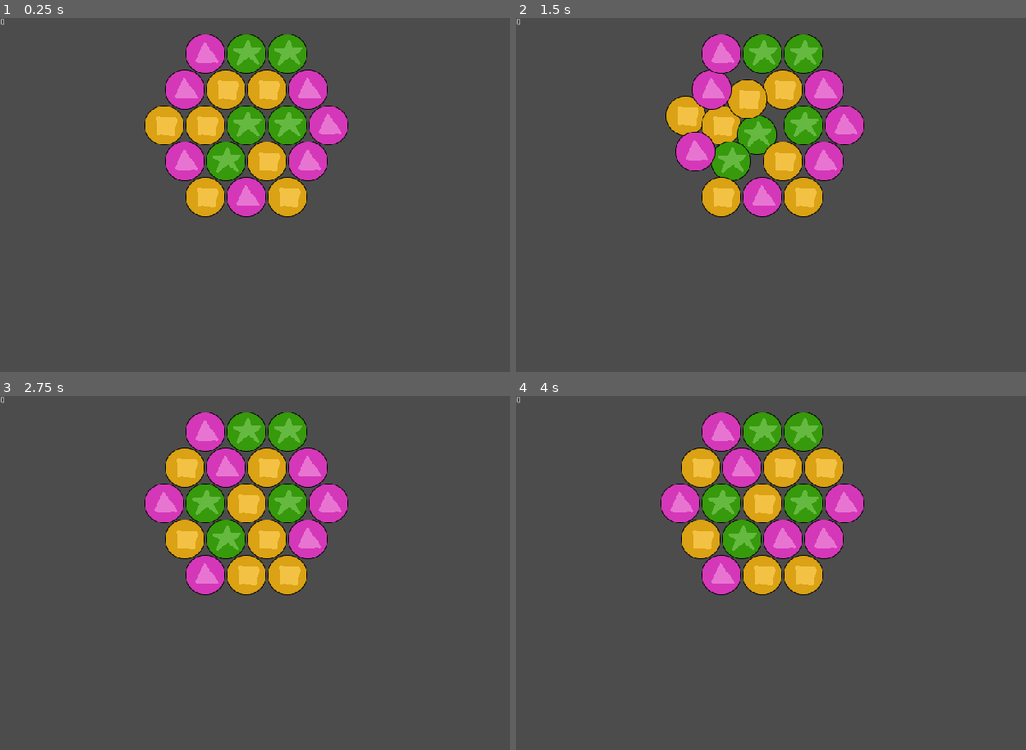
Above: before the commit, frames 1-4 (two rows, left to right).
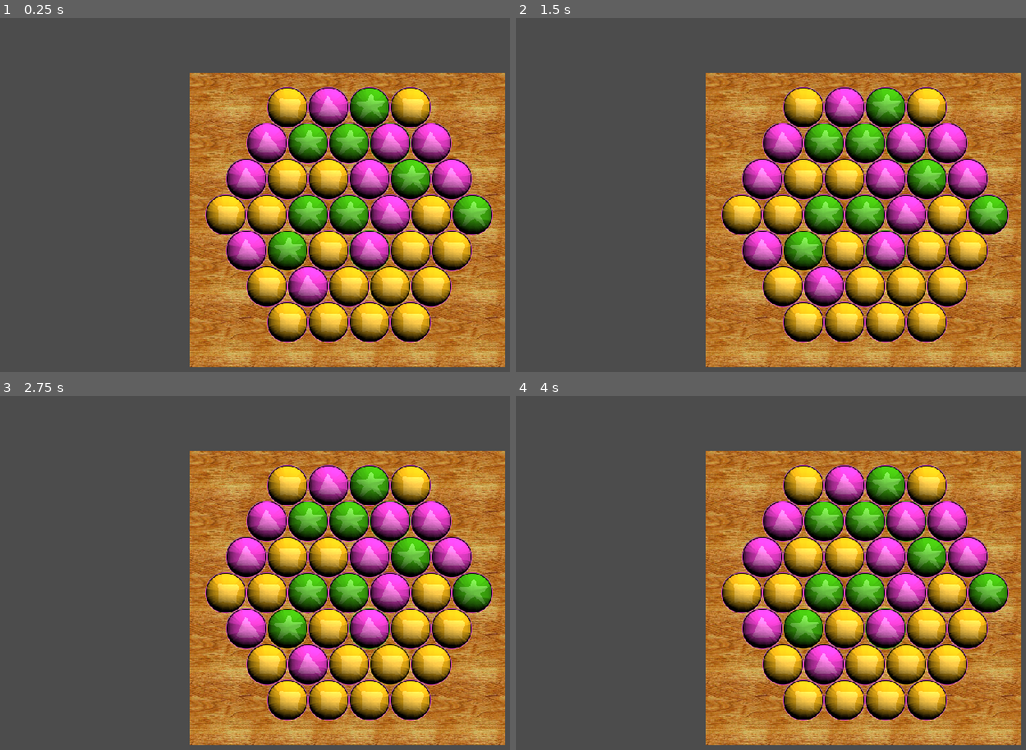
Above: after the commit, the same moments.

Repository: heroofhyla/SpinHex
Game: Godot game, scene res://scene/game.tscn
Same seed, same stepped clock (60 frames per second), same inputs: the game is played once before the commit and once after it.
Inputs (mouse positions are in pixels of both pictures, inside the frame that each line leads up to):
- Up to frame 1 (0.25 s): no input
- Up to frame 2 (1.5 s): tap Enter at 0.5 s; move the mouse to (679, 124) at 0.52 s; click (679, 124) at 0.67 s; tap Space at 1.25 s; move the mouse to (720, 124) at 1.27 s; click (720, 124) at 1.42 s
- Up to frame 3 (2.75 s): tap Enter at 2 s; move the mouse to (224, 537) at 2.02 s; click (224, 537) at 2.17 s
- Up to frame 4 (4 s): tap Space at 2.75 s; move the mouse to (801, 502) at 2.77 s; click (801, 502) at 2.92 s; tap Enter at 3.5 s; move the mouse to (822, 537) at 3.52 s; click (822, 537) at 3.67 s

The runs differ from the first frame. In frame 1, 55% of the frame differs, in the area x 0-100%, y 0-99%; in frame 2, 55%; in frame 3, 55%; in frame 4, 55%.

Commit message:
Better graphics, start working on colored slots

Diff:
--- a/game/entity/Gem.gd
+++ b/game/entity/Gem.gd
@@ -9,6 +9,8 @@
 var neighbors = {}
 var move_queue = []
 var wait_time = 0.0
+var max_queue_size = 1
+
 onready var prev_pos = position
 # Called when the node enters the scene tree for the first time.
 func _ready():
@@ -24,10 +26,10 @@
 	if is_idle():
 		return 0
 
-	return move_dir_sec - move_dir_progress
+	return len(move_queue) * move_dir_sec + move_dir_sec - move_dir_progress
 
 func is_idle():
-	if target_pos == position and len(move_queue) == 0:
+	if target_pos == position and len(move_queue) == 0 and move_dir_progress == 0:
 		return true
 	return false
 
@@ -38,11 +40,10 @@
 	return color
 # Called every frame. 'delta' is the elapsed time since the previous frame.
 func _process(delta):
-	$WaitTime.text = "%.2f" % wait_time
 	if is_idle():
-		$Idle.text = "Idle"
+		z_index = 0
 	else:
-		$Idle.text = "Busy: %.2f" % time_until_ready()
+		z_index = 15
 
 	if wait_time > 0 and position == target_pos:
 		wait_time -= delta
@@ -116,6 +117,10 @@
 	for neighbor in neighbors.values():
 		if neighbor["node"] == null:
 			clickable = false
+			return
+		if len(neighbor["node"].move_queue) >= max_queue_size:
+			clickable = false
+			return
 
 func rotate_neighbors():
 	determine_neighbors()
--- a/game/entity/Gem.tscn
+++ b/game/entity/Gem.tscn
@@ -4,7 +4,7 @@
 [ext_resource path="res://img/gem.png" type="Texture" id=2]
 
 [sub_resource type="CircleShape2D" id=1]
-radius = 28.0
+radius = 26.0
 
 [node name="Gem" type="Area2D" groups=[
 "gems",
@@ -21,22 +21,4 @@
 [node name="CollisionShape2D" type="CollisionShape2D" parent="."]
 visible = false
 shape = SubResource( 1 )
-
-[node name="WaitTime" type="Label" parent="."]
-visible = false
-margin_left = -20.0
-margin_top = -6.0
-margin_right = 20.0
-margin_bottom = 8.0
-text = "0"
-align = 1
-valign = 1
-
-[node name="Idle" type="Label" parent="."]
-visible = false
-margin_left = -18.0
-margin_top = -25.0
-margin_right = 22.0
-margin_bottom = -11.0
-text = "Idle"
 [connection signal="input_event" from="." to="." method="_on_Gem_input_event"]
--- a/game/scene/game.tscn
+++ b/game/scene/game.tscn
@@ -1,84 +1,427 @@
 [gd_scene load_steps=4 format=2]
 
-[ext_resource path="res://scene/game.gd" type="Script" id=1]
+[ext_resource path="res://img/playboard.png" type="Texture" id=1]
 [ext_resource path="res://entity/Gem.tscn" type="PackedScene" id=2]
-[ext_resource path="res://scene/Label.gd" type="Script" id=3]
+[ext_resource path="res://img/gem.png" type="Texture" id=3]
 
 [node name="Game" type="Node2D"]
-script = ExtResource( 1 )
-
-[node name="Gem" parent="." instance=ExtResource( 2 )]
-position = Vector2( 256, 168 )
-
-[node name="Gem2" parent="." instance=ExtResource( 2 )]
-position = Vector2( 320, 168 )
-color = 0
-
-[node name="Gem3" parent="." instance=ExtResource( 2 )]
-position = Vector2( 384, 168 )
-
-[node name="Gem4" parent="." instance=ExtResource( 2 )]
-position = Vector2( 448, 168 )
-color = 2
-
-[node name="Gem5" parent="." instance=ExtResource( 2 )]
-position = Vector2( 512, 168 )
-
-[node name="Gem6" parent="." instance=ExtResource( 2 )]
-position = Vector2( 480, 112 )
-
-[node name="Gem7" parent="." instance=ExtResource( 2 )]
-position = Vector2( 416, 112 )
-color = 2
-
-[node name="Gem8" parent="." instance=ExtResource( 2 )]
-position = Vector2( 352, 112 )
-color = 2
-
-[node name="Gem9" parent="." instance=ExtResource( 2 )]
-position = Vector2( 288, 112 )
-color = 2
-
-[node name="Gem10" parent="." instance=ExtResource( 2 )]
-position = Vector2( 320, 56 )
-
-[node name="Gem11" parent="." instance=ExtResource( 2 )]
-position = Vector2( 384, 56 )
-color = 0
-
-[node name="Gem12" parent="." instance=ExtResource( 2 )]
-position = Vector2( 448, 56 )
-color = 0
-
-[node name="Gem13" parent="." instance=ExtResource( 2 )]
-position = Vector2( 480, 224 )
-color = 0
-
-[node name="Gem14" parent="." instance=ExtResource( 2 )]
-position = Vector2( 416, 224 )
-color = 0
-
-[node name="Gem15" parent="." instance=ExtResource( 2 )]
-position = Vector2( 352, 224 )
-color = 2
-
-[node name="Gem16" parent="." instance=ExtResource( 2 )]
-position = Vector2( 288, 224 )
-color = 2
-
-[node name="Gem17" parent="." instance=ExtResource( 2 )]
-position = Vector2( 320, 280 )
-color = 2
-
-[node name="Gem18" parent="." instance=ExtResource( 2 )]
-position = Vector2( 384, 280 )
-color = 0
-
-[node name="Gem19" parent="." instance=ExtResource( 2 )]
-position = Vector2( 448, 280 )
-
-[node name="Label" type="Label" parent="."]
-margin_right = 192.0
-margin_bottom = 140.0
-text = "Hello!!"
-script = ExtResource( 3 )
+
+[node name="Background" type="Sprite" parent="."]
+position = Vector2( 512, 300 )
+z_index = -10
+texture = ExtResource( 1 )
+__meta__ = {
+"_edit_group_": true,
+"_edit_lock_": true
+}
+
+[node name="Gems" type="Node2D" parent="."]
+editor/display_folded = true
+z_index = 10
+__meta__ = {
+"_edit_group_": true,
+"_edit_lock_": true
+}
+
+[node name="Gem21" parent="Gems" instance=ExtResource( 2 )]
+position = Vector2( 640, 252 )
+color = 0
+
+[node name="Gem22" parent="Gems" instance=ExtResource( 2 )]
+position = Vector2( 672, 308 )
+color = 0
+
+[node name="Gem23" parent="Gems" instance=ExtResource( 2 )]
+position = Vector2( 640, 364 )
+color = 0
+
+[node name="Gem24" parent="Gems" instance=ExtResource( 2 )]
+position = Vector2( 608, 420 )
+color = 0
+
+[node name="Gem13" parent="Gems" instance=ExtResource( 2 )]
+position = Vector2( 576, 364 )
+color = 0
+
+[node name="Gem14" parent="Gems" instance=ExtResource( 2 )]
+position = Vector2( 512, 364 )
+color = 0
+
+[node name="Gem15" parent="Gems" instance=ExtResource( 2 )]
+position = Vector2( 448, 364 )
+color = 2
+
+[node name="Gem16" parent="Gems" instance=ExtResource( 2 )]
+position = Vector2( 384, 364 )
+color = 2
+
+[node name="Gem17" parent="Gems" instance=ExtResource( 2 )]
+position = Vector2( 416, 420 )
+color = 2
+
+[node name="Gem18" parent="Gems" instance=ExtResource( 2 )]
+position = Vector2( 480, 420 )
+color = 0
+
+[node name="Gem19" parent="Gems" instance=ExtResource( 2 )]
+position = Vector2( 544, 420 )
+
+[node name="Gem" parent="Gems" instance=ExtResource( 2 )]
+position = Vector2( 352, 308 )
+
+[node name="Gem2" parent="Gems" instance=ExtResource( 2 )]
+position = Vector2( 416, 308 )
+color = 0
+
+[node name="Gem3" parent="Gems" instance=ExtResource( 2 )]
+position = Vector2( 480, 308 )
+
+[node name="Gem4" parent="Gems" instance=ExtResource( 2 )]
+position = Vector2( 544, 308 )
+color = 2
+
+[node name="Gem5" parent="Gems" instance=ExtResource( 2 )]
+position = Vector2( 608, 308 )
+
+[node name="Gem6" parent="Gems" instance=ExtResource( 2 )]
+position = Vector2( 576, 252 )
+
+[node name="Gem7" parent="Gems" instance=ExtResource( 2 )]
+position = Vector2( 512, 252 )
+color = 2
+
+[node name="Gem8" parent="Gems" instance=ExtResource( 2 )]
+position = Vector2( 448, 252 )
+color = 2
+
+[node name="Gem9" parent="Gems" instance=ExtResource( 2 )]
+position = Vector2( 384, 252 )
+color = 2
+
+[node name="Gem10" parent="Gems" instance=ExtResource( 2 )]
+position = Vector2( 416, 196 )
+
+[node name="Gem34" parent="Gems" instance=ExtResource( 2 )]
+position = Vector2( 448, 140 )
+
+[node name="Gem35" parent="Gems" instance=ExtResource( 2 )]
+position = Vector2( 512, 140 )
+
+[node name="Gem36" parent="Gems" instance=ExtResource( 2 )]
+position = Vector2( 576, 140 )
+
+[node name="Gem37" parent="Gems" instance=ExtResource( 2 )]
+position = Vector2( 640, 140 )
+
+[node name="Gem11" parent="Gems" instance=ExtResource( 2 )]
+position = Vector2( 480, 196 )
+color = 0
+
+[node name="Gem12" parent="Gems" instance=ExtResource( 2 )]
+position = Vector2( 544, 196 )
+color = 0
+
+[node name="Gem20" parent="Gems" instance=ExtResource( 2 )]
+position = Vector2( 608, 196 )
+color = 0
+
+[node name="Gem25" parent="Gems" instance=ExtResource( 2 )]
+position = Vector2( 672, 196 )
+color = 0
+
+[node name="Gem26" parent="Gems" instance=ExtResource( 2 )]
+position = Vector2( 704, 252 )
+color = 0
+
+[node name="Gem27" parent="Gems" instance=ExtResource( 2 )]
+position = Vector2( 736, 308 )
+color = 0
+
+[node name="Gem28" parent="Gems" instance=ExtResource( 2 )]
+position = Vector2( 704, 364 )
+color = 0
+
+[node name="Gem29" parent="Gems" instance=ExtResource( 2 )]
+position = Vector2( 672, 420 )
+color = 0
+
+[node name="Gem30" parent="Gems" instance=ExtResource( 2 )]
+position = Vector2( 640, 476 )
+color = 0
+
+[node name="Gem31" parent="Gems" instance=ExtResource( 2 )]
+position = Vector2( 576, 476 )
+color = 0
+
+[node name="Gem32" parent="Gems" instance=ExtResource( 2 )]
+position = Vector2( 512, 476 )
+color = 0
+
+[node name="Gem33" parent="Gems" instance=ExtResource( 2 )]
+position = Vector2( 448, 476 )
+color = 0
+
+[node name="Rings" type="Node2D" parent="."]
+editor/display_folded = true
+position = Vector2( 480, 308 )
+z_index = 5
+
+[node name="Sprite" type="Sprite" parent="Rings"]
+position = Vector2( -32, 56 )
+texture = ExtResource( 3 )
+vframes = 4
+hframes = 4
+frame = 5
+
+[node name="Sprite22" type="Sprite" parent="Rings"]
+position = Vector2( -64, 112 )
+texture = ExtResource( 3 )
+vframes = 4
+hframes = 4
+frame = 4
+
+[node name="Sprite30" type="Sprite" parent="Rings"]
+position = Vector2( -32, 168 )
+texture = ExtResource( 3 )
+vframes = 4
+hframes = 4
+frame = 4
+
+[node name="Sprite31" type="Sprite" parent="Rings"]
+position = Vector2( -32, -168 )
+texture = ExtResource( 3 )
+vframes = 4
+hframes = 4
+frame = 4
+
+[node name="Sprite25" type="Sprite" parent="Rings"]
+position = Vector2( -64, -112 )
+texture = ExtResource( 3 )
+vframes = 4
+hframes = 4
+frame = 4
+
+[node name="Sprite16" type="Sprite" parent="Rings"]
+position = Vector2( -32, -56 )
+texture = ExtResource( 3 )
+vframes = 4
+hframes = 4
+frame = 4
+
+[node name="Sprite2" type="Sprite" parent="Rings"]
+position = Vector2( 32, 56 )
+texture = ExtResource( 3 )
+vframes = 4
+hframes = 4
+frame = 4
+
+[node name="Sprite23" type="Sprite" parent="Rings"]
+position = Vector2( 0, 112 )
+texture = ExtResource( 3 )
+vframes = 4
+hframes = 4
+frame = 4
+
+[node name="Sprite33" type="Sprite" parent="Rings"]
+position = Vector2( 32, 168 )
+texture = ExtResource( 3 )
+vframes = 4
+hframes = 4
+frame = 4
+
+[node name="Sprite36" type="Sprite" parent="Rings"]
+position = Vector2( 32, -168 )
+texture = ExtResource( 3 )
+vframes = 4
+hframes = 4
+frame = 4
+
+[node name="Sprite28" type="Sprite" parent="Rings"]
+position = Vector2( 0, -112 )
+texture = ExtResource( 3 )
+vframes = 4
+hframes = 4
+frame = 4
+
+[node name="Sprite17" type="Sprite" parent="Rings"]
+position = Vector2( 32, -56 )
+texture = ExtResource( 3 )
+vframes = 4
+hframes = 4
+frame = 4
+
+[node name="Sprite3" type="Sprite" parent="Rings"]
+position = Vector2( 96, 56 )
+texture = ExtResource( 3 )
+vframes = 4
+hframes = 4
+frame = 6
+
+[node name="Sprite24" type="Sprite" parent="Rings"]
+position = Vector2( 64, 112 )
+texture = ExtResource( 3 )
+vframes = 4
+hframes = 4
+frame = 4
+
+[node name="Sprite34" type="Sprite" parent="Rings"]
+position = Vector2( 96, 168 )
+texture = ExtResource( 3 )
+vframes = 4
+hframes = 4
+frame = 4
+
+[node name="Sprite35" type="Sprite" parent="Rings"]
+position = Vector2( 96, -168 )
+texture = ExtResource( 3 )
+vframes = 4
+hframes = 4
+frame = 4
+
+[node name="Sprite29" type="Sprite" parent="Rings"]
+position = Vector2( 64, -112 )
+texture = ExtResource( 3 )
+vframes = 4
+hframes = 4
+frame = 4
+
+[node name="Sprite18" type="Sprite" parent="Rings"]
+position = Vector2( 96, -56 )
+texture = ExtResource( 3 )
+vframes = 4
+hframes = 4
+frame = 4
+
+[node name="Sprite4" type="Sprite" parent="Rings"]
+position = Vector2( 160, 56 )
+texture = ExtResource( 3 )
+vframes = 4
+hframes = 4
+frame = 4
+
+[node name="Sprite20" type="Sprite" parent="Rings"]
+position = Vector2( 128, 112 )
+texture = ExtResource( 3 )
+vframes = 4
+hframes = 4
+frame = 5
+
+[node name="Sprite32" type="Sprite" parent="Rings"]
+position = Vector2( 160, 168 )
+texture = ExtResource( 3 )
+vframes = 4
+hframes = 4
+frame = 4
+
+[node name="Sprite37" type="Sprite" parent="Rings"]
+position = Vector2( 160, -168 )
+texture = ExtResource( 3 )
+vframes = 4
+hframes = 4
+frame = 4
+
+[node name="Sprite27" type="Sprite" parent="Rings"]
+position = Vector2( 128, -112 )
+texture = ExtResource( 3 )
+vframes = 4
+hframes = 4
+frame = 6
+
+[node name="Sprite14" type="Sprite" parent="Rings"]
+position = Vector2( 160, -56 )
+texture = ExtResource( 3 )
+vframes = 4
+hframes = 4
+frame = 4
+
+[node name="Sprite5" type="Sprite" parent="Rings"]
+position = Vector2( 224, 56 )
+texture = ExtResource( 3 )
+vframes = 4
+hframes = 4
+frame = 4
+
+[node name="Sprite21" type="Sprite" parent="Rings"]
+position = Vector2( 192, 112 )
+texture = ExtResource( 3 )
+vframes = 4
+hframes = 4
+frame = 4
+
+[node name="Sprite26" type="Sprite" parent="Rings"]
+position = Vector2( 192, -112 )
+texture = ExtResource( 3 )
+vframes = 4
+hframes = 4
+frame = 4
+
+[node name="Sprite15" type="Sprite" parent="Rings"]
+position = Vector2( 224, -56 )
+texture = ExtResource( 3 )
+vframes = 4
+hframes = 4
+frame = 4
+
+[node name="Sprite6" type="Sprite" parent="Rings"]
+position = Vector2( -96, 56 )
+texture = ExtResource( 3 )
+vframes = 4
+hframes = 4
+frame = 4
+
+[node name="Sprite19" type="Sprite" parent="Rings"]
+position = Vector2( -96, -56 )
+texture = ExtResource( 3 )
+vframes = 4
+hframes = 4
+frame = 4
+
+[node name="Sprite7" type="Sprite" parent="Rings"]
+position = Vector2( -128, 0 )
+texture = ExtResource( 3 )
+vframes = 4
+hframes = 4
+frame = 4
+
+[node name="Sprite8" type="Sprite" parent="Rings"]
+position = Vector2( -64, 0 )
+texture = ExtResource( 3 )
+vframes = 4
+hframes = 4
+frame = 4
+
+[node name="Sprite9" type="Sprite" parent="Rings"]
+texture = ExtResource( 3 )
+vframes = 4
+hframes = 4
+frame = 4
+
+[node name="Sprite10" type="Sprite" parent="Rings"]
+position = Vector2( 64, 0 )
+texture = ExtResource( 3 )
+vframes = 4
+hframes = 4
+frame = 4
+
+[node name="Sprite11" type="Sprite" parent="Rings"]
+position = Vector2( 128, 0 )
+texture = ExtResource( 3 )
+vframes = 4
+hframes = 4
+frame = 4
+
+[node name="Sprite12" type="Sprite" parent="Rings"]
+position = Vector2( 192, 0 )
+texture = ExtResource( 3 )
+vframes = 4
+hframes = 4
+frame = 4
+
+[node name="Sprite13" type="Sprite" parent="Rings"]
+position = Vector2( 256, 0 )
+texture = ExtResource( 3 )
+vframes = 4
+hframes = 4
+frame = 4
+
+[node name="Slot" type="Area2D" parent="."]
Binary file changed: game/img/gem.png
Binary file added: game/img/playboard.png
Not shown, added: game/img/playboard.png.import
Not shown, changed: xcf/gem.xcf
Not shown, added: xcf/playboard.xcf
